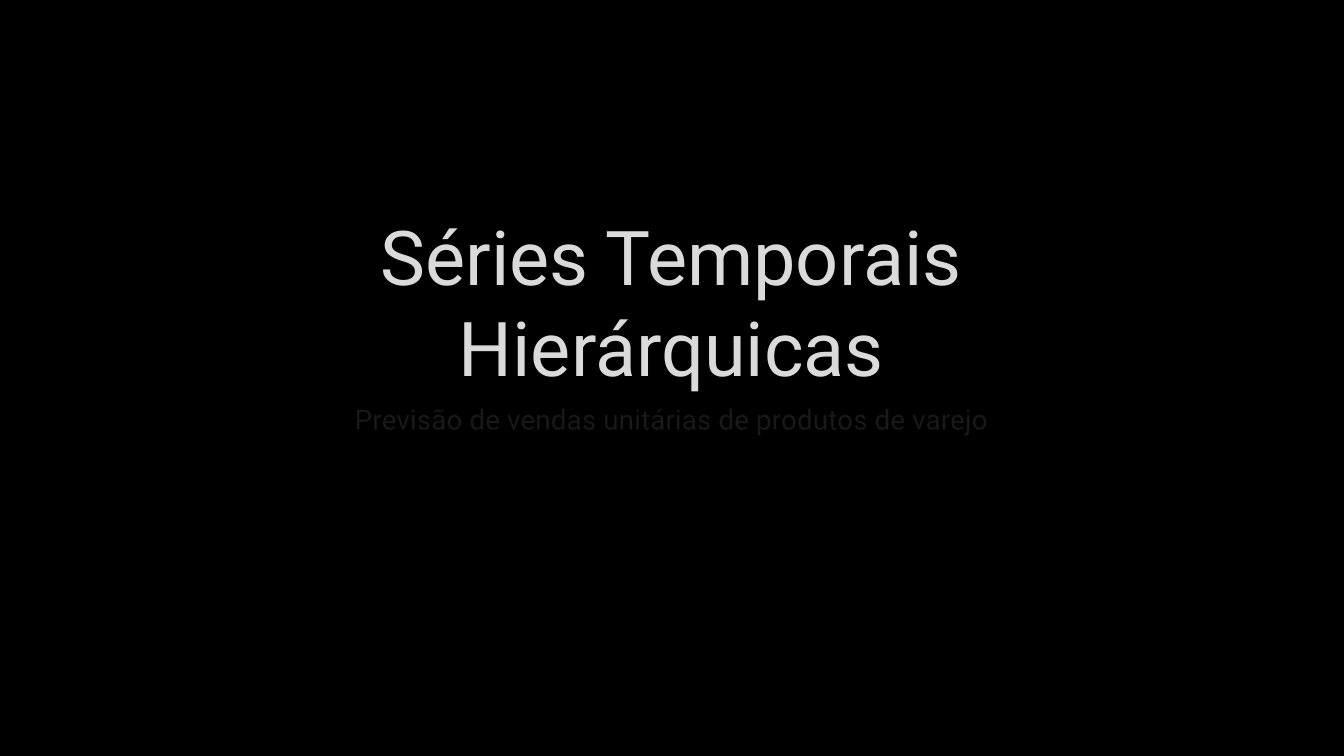
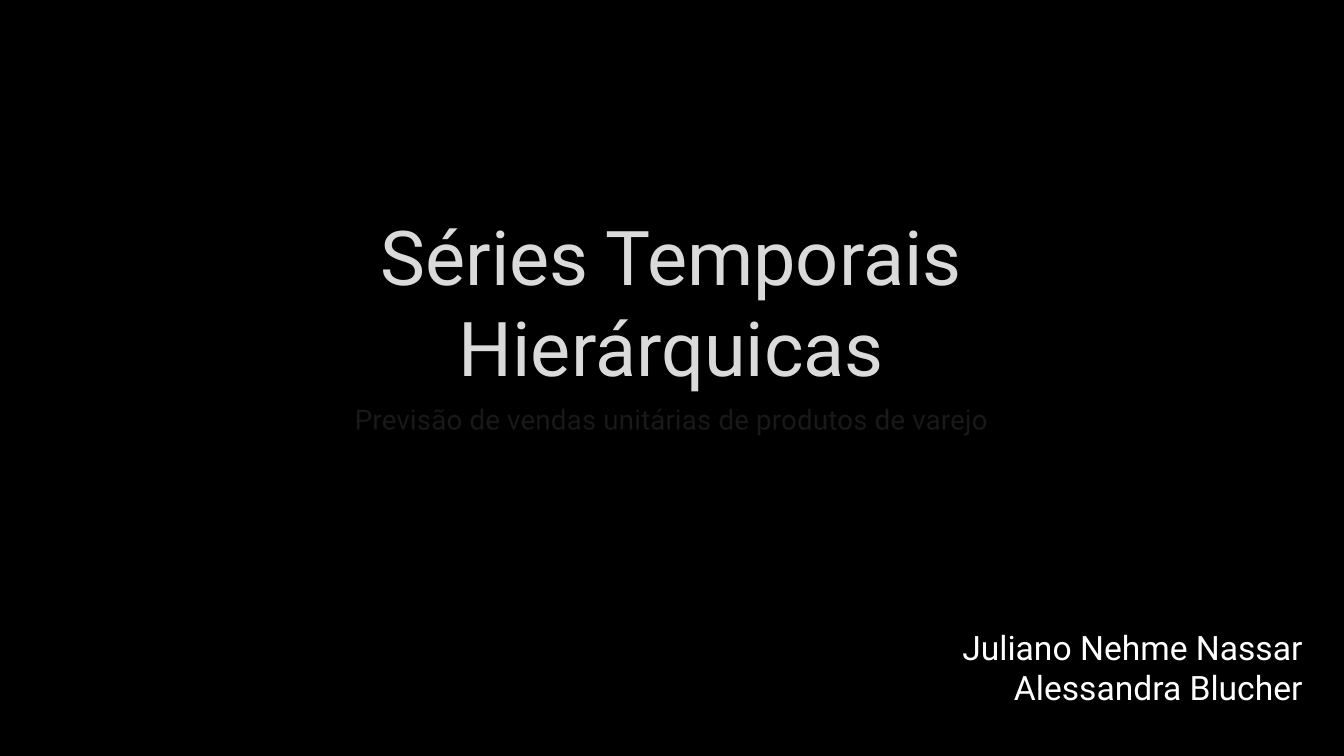
Before and after one commit to Juliano-Nassar/ML-Sales-Predictor, a slide deck: slide 1 of Documentos/Entregas Finais/STH.pptx. Drawn at 1344x756 pixels with LibreOffice and Linux fonts; fonts in the diff are those of the drawing; background and template pictures are left out. Boxes give left, top, right and bottom in pixels: in the first picture for what was removed or moved away, otherwise in the second. Text is boxed around its words. In the diff, an @@ line names an element or a change of style, - is before the commit and + after.

```diff
--- a/Documentos/Entregas Finais/STH.pptx
+++ b/Documentos/Entregas Finais/STH.pptx
@@ text added at <box>962,634,1303,701</box>, 24 pt, text #FFFFFF @@
+Juliano Nehme Nassar
+Alessandra Blucher
```
Also in this commit, not shown: 26 slides added, 11 other files.
